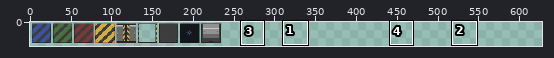
Sprite sheet: core/assets/game.png. The picture above shows the old version from afar; the outline marks the close-up.
Close-up. Old version:
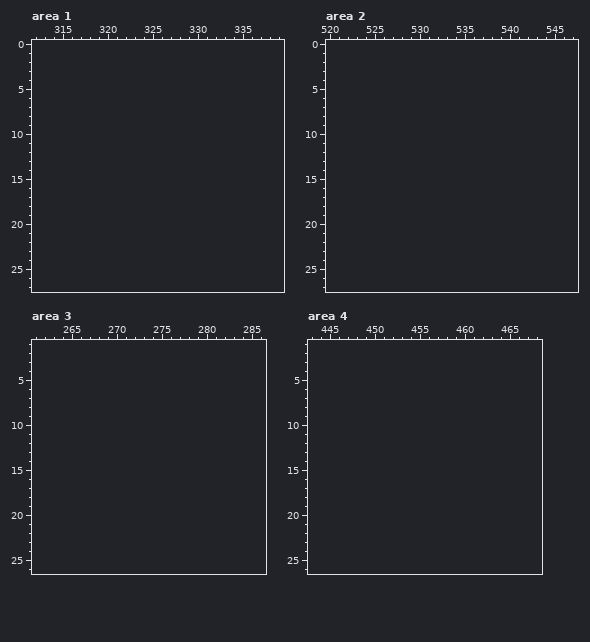
The file is 256x32 pixels. Colours within 5 levels of each other are drawn and written as one. Shown: area 1: x 312..339, y 0..27; area 2: x 520..547, y 0..27; area 3: x 261..286, y 1..26; area 4: x 443..468, y 1..26. The old version is drawn lined up with the new one, on the new canvas. The wide view leaves out empty margins. The commit also changed other parts of the picture, which this record leaves out.
After the commit:
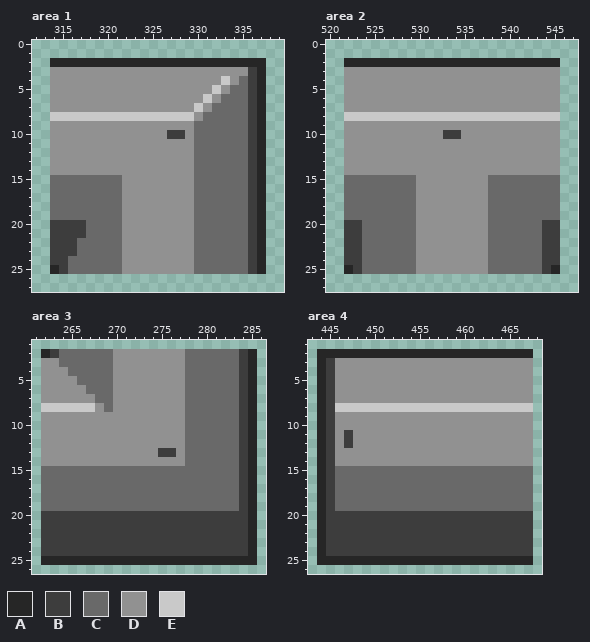
Palette (. is transparent): A #262626  B #3d3d3d  C #696969  D #919191  E #c9c9c9
The edit:
canvas 256x32 -> 1024x32
Changed rows in their new state; - is an unchanged pixel.
Area 1:
first column x 314:
 2 AAAAAAAAAAAAAAAAAAAAAAAA
 3 DDDDDDDDDDDDDDDDDDDDDDBA
 4 DDDDDDDDDDDDDDDDDDDEDCBA
 5 DDDDDDDDDDDDDDDDDDEDCCBA
 6 DDDDDDDDDDDDDDDDDEDCCCBA
 7 DDDDDDDDDDDDDDDDEDCCCCBA
 8 EEEEEEEEEEEEEEEEDCCCCCBA
 9 DDDDDDDDDDDDDDDDCCCCCCBA
10 DDDDDDDDDDDDDBBDCCCCCCBA
11 DDDDDDDDDDDDDDDDCCCCCCBA
12 DDDDDDDDDDDDDDDDCCCCCCBA
13 DDDDDDDDDDDDDDDDCCCCCCBA
14 DDDDDDDDDDDDDDDDCCCCCCBA
15 CCCCCCCCDDDDDDDDCCCCCCBA
16 CCCCCCCCDDDDDDDDCCCCCCBA
17 CCCCCCCCDDDDDDDDCCCCCCBA
18 CCCCCCCCDDDDDDDDCCCCCCBA
19 CCCCCCCCDDDDDDDDCCCCCCBA
20 BBBBCCCCDDDDDDDDCCCCCCBA
21 BBBBCCCCDDDDDDDDCCCCCCBA
22 BBBCCCCCDDDDDDDDCCCCCCBA
23 BBBCCCCCDDDDDDDDCCCCCCBA
24 BBCCCCCCDDDDDDDDCCCCCCBA
25 ABCCCCCCDDDDDDDDCCCCCCBA
Area 2:
first column x 522:
 2 AAAAAAAAAAAAAAAAAAAAAAAA
 3 DDDDDDDDDDDDDDDDDDDDDDDD
 4 DDDDDDDDDDDDDDDDDDDDDDDD
 5 DDDDDDDDDDDDDDDDDDDDDDDD
 6 DDDDDDDDDDDDDDDDDDDDDDDD
 7 DDDDDDDDDDDDDDDDDDDDDDDD
 8 EEEEEEEEEEEEEEEEEEEEEEEE
 9 DDDDDDDDDDDDDDDDDDDDDDDD
10 DDDDDDDDDDDBBDDDDDDDDDDD
11 DDDDDDDDDDDDDDDDDDDDDDDD
12 DDDDDDDDDDDDDDDDDDDDDDDD
13 DDDDDDDDDDDDDDDDDDDDDDDD
14 DDDDDDDDDDDDDDDDDDDDDDDD
15 CCCCCCCCDDDDDDDDCCCCCCCC
16 CCCCCCCCDDDDDDDDCCCCCCCC
17 CCCCCCCCDDDDDDDDCCCCCCCC
18 CCCCCCCCDDDDDDDDCCCCCCCC
19 CCCCCCCCDDDDDDDDCCCCCCCC
20 BBCCCCCCDDDDDDDDCCCCCCBB
21 BBCCCCCCDDDDDDDDCCCCCCBB
22 BBCCCCCCDDDDDDDDCCCCCCBB
23 BBCCCCCCDDDDDDDDCCCCCCBB
24 BBCCCCCCDDDDDDDDCCCCCCBB
25 ABCCCCCCDDDDDDDDCCCCCCBA
Area 3:
first column x 262:
 2 ABCCCCCCDDDDDDDDCCCCCCBA
 3 DDCCCCCCDDDDDDDDCCCCCCBA
 4 DDDCCCCCDDDDDDDDCCCCCCBA
 5 DDDDCCCCDDDDDDDDCCCCCCBA
 6 DDDDDCCCDDDDDDDDCCCCCCBA
 7 DDDDDDCCDDDDDDDDCCCCCCBA
 8 EEEEEEDCDDDDDDDDCCCCCCBA
 9 DDDDDDDDDDDDDDDDCCCCCCBA
10 DDDDDDDDDDDDDDDDCCCCCCBA
11 DDDDDDDDDDDDDDDDCCCCCCBA
12 DDDDDDDDDDDDDDDDCCCCCCBA
13 DDDDDDDDDDDDDBBDCCCCCCBA
14 DDDDDDDDDDDDDDDDCCCCCCBA
15 CCCCCCCCCCCCCCCCCCCCCCBA
16 CCCCCCCCCCCCCCCCCCCCCCBA
17 CCCCCCCCCCCCCCCCCCCCCCBA
18 CCCCCCCCCCCCCCCCCCCCCCBA
19 CCCCCCCCCCCCCCCCCCCCCCBA
20 BBBBBBBBBBBBBBBBBBBBBBBA
21 BBBBBBBBBBBBBBBBBBBBBBBA
22 BBBBBBBBBBBBBBBBBBBBBBBA
23 BBBBBBBBBBBBBBBBBBBBBBBA
24 BBBBBBBBBBBBBBBBBBBBBBBA
25 AAAAAAAAAAAAAAAAAAAAAAAA
Area 4:
first column x 444:
 2 AAAAAAAAAAAAAAAAAAAAAAAA
 3 ABDDDDDDDDDDDDDDDDDDDDDD
 4 ABDDDDDDDDDDDDDDDDDDDDDD
 5 ABDDDDDDDDDDDDDDDDDDDDDD
 6 ABDDDDDDDDDDDDDDDDDDDDDD
 7 ABDDDDDDDDDDDDDDDDDDDDDD
 8 ABEEEEEEEEEEEEEEEEEEEEEE
 9 ABDDDDDDDDDDDDDDDDDDDDDD
10 ABDDDDDDDDDDDDDDDDDDDDDD
11 ABDBDDDDDDDDDDDDDDDDDDDD
12 ABDBDDDDDDDDDDDDDDDDDDDD
13 ABDDDDDDDDDDDDDDDDDDDDDD
14 ABDDDDDDDDDDDDDDDDDDDDDD
15 ABCCCCCCCCCCCCCCCCCCCCCC
16 ABCCCCCCCCCCCCCCCCCCCCCC
17 ABCCCCCCCCCCCCCCCCCCCCCC
18 ABCCCCCCCCCCCCCCCCCCCCCC
19 ABCCCCCCCCCCCCCCCCCCCCCC
20 ABBBBBBBBBBBBBBBBBBBBBBB
21 ABBBBBBBBBBBBBBBBBBBBBBB
22 ABBBBBBBBBBBBBBBBBBBBBBB
23 ABBBBBBBBBBBBBBBBBBBBBBB
24 ABBBBBBBBBBBBBBBBBBBBBBB
25 AAAAAAAAAAAAAAAAAAAAAAAA
Changed places in both close-ups, as pixel boxes (x1, y1, x2, y2):
added: (50, 58, 266, 274)
added: (344, 58, 560, 274)
added: (41, 349, 257, 565)
added: (317, 349, 533, 565)
